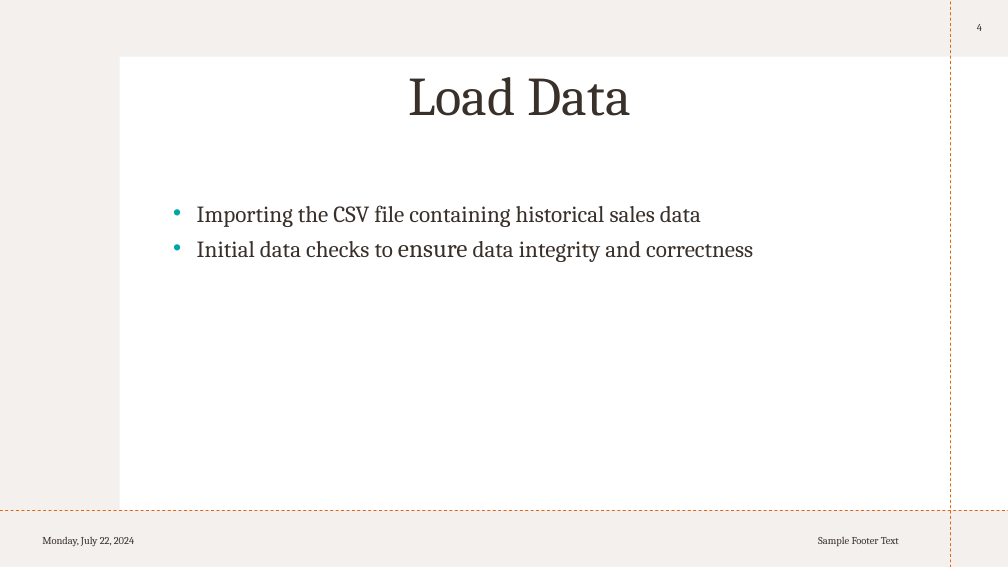
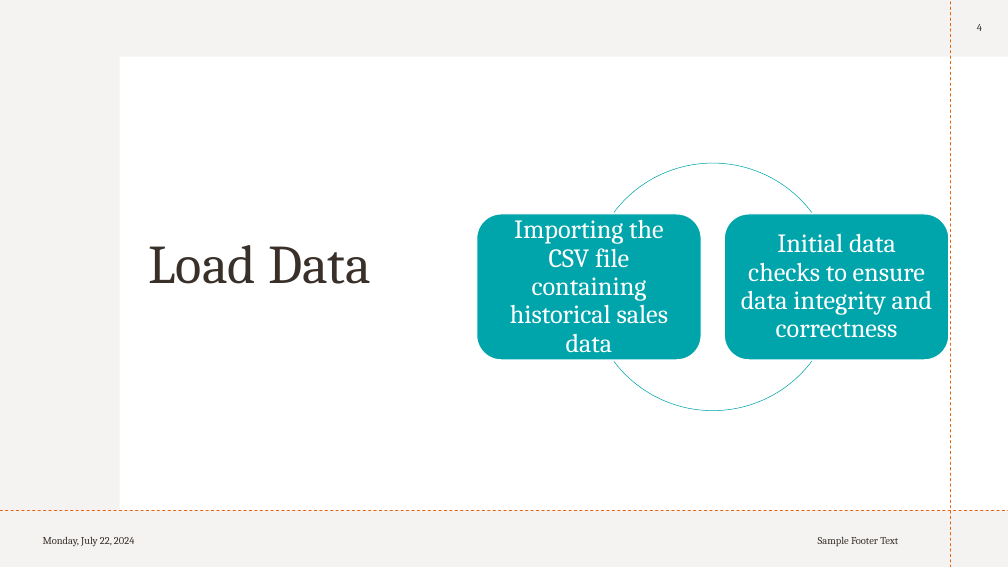
Before and after one commit to KarishmaFernandes/Forecasting-Future-Sales, a slide deck: slide 4 of sales Circly.pptx. Drawn at 1008x567 pixels with LibreOffice and Linux fonts; fonts in the diff are those of the drawing. Boxes give left, top, right and bottom in pixels: in the first picture for what was removed or moved away, otherwise in the second. Text is boxed around its words. In the diff, an @@ line names an element or a change of style, - is before the commit and + after.

```diff
--- a/sales Circly.pptx
+++ b/sales Circly.pptx
@@ rectangle removed at [0,0,1008,567] @@
@@ rectangle added at [0,0,1008,567], fill #FFFFFF @@
@@ rectangle added at [0,0,1008,567], fill #E5DEDB at 35% opacity @@
@@ rectangle removed at [119,57,1008,510] @@
@@ rectangle added at [119,57,1008,510], fill #FFFFFF @@
@@ title "Load Data": place and size @@
-title "Load Data" at [408,77,631,116]
+title "Load Data" at [149,245,371,284]
@@ title "Load Data" at [149,245,371,284]: alignment centre to left @@
@@ group added at [477,163,949,411]: 2 rounded rectangles, 2 texts, 2 freeform shapes @@
+Importing the CSV file containing historical sales data
+Initial data checks to ensure data integrity and correctness
@@ text removed at [197,205,753,262] @@
-  • Importing the CSV file containing historical sales data
-  • Initial data checks to ensure data integrity and correctness
@@ text "Monday, July 22, 2024" at [43,536,134,547]: more space between paragraphs @@
@@ text "Sample Footer Text" at [818,537,898,547]: more space between paragraphs @@
```
Also in this commit, not shown: 5 other slides changed.
